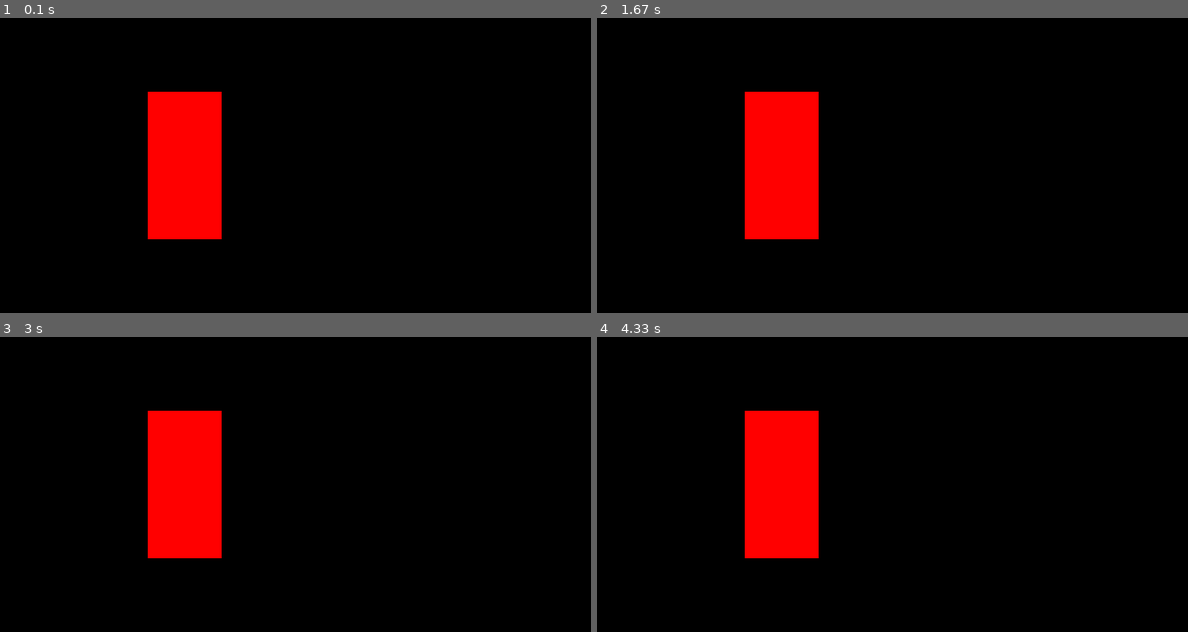
Above: before the commit, frames 1-4 (two rows, left to right).
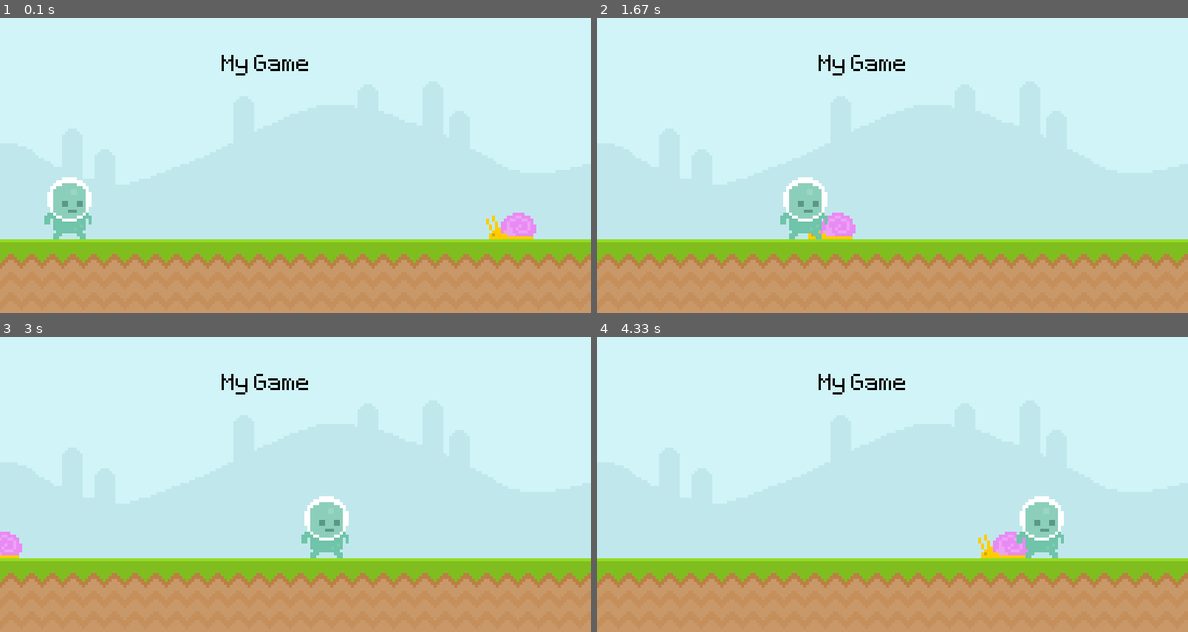
Above: after the commit, the same moments.

Repository: casparcrop94/PyGame
Game: pygame game, started from main.py
The game is run twice, just before and just after one commit, with the same random seed, the same clock (stepped at 60 frames per second) and the same inputs.
Inputs:
- Up to frame 1 (0.1 s): no input
- Up to frame 2 (1.67 s): no input
- Up to frame 3 (3 s): no input
- Up to frame 4 (4.33 s): no input

The runs differ from the first frame. In frame 1, 100% of the frame differs, in the area x 0-100%, y 0-100%; in frame 2, 100%; in frame 3, 100%; in frame 4, 100%.

Commit message:
Built bg and started on collisions and rectangles

Diff:
--- a/main.py
+++ b/main.py
@@ -5,10 +5,17 @@
 screen = pygame.display.set_mode((800,400))
 pygame.display.set_caption('Runner')
 clock = pygame.time.Clock()
+test_font = pygame.font.Font('font/Pixeltype.ttf', 50)
 
-test_surface = pygame.Surface((100,200))
-test_surface.fill('Red')
+sky_surface = pygame.image.load('graphics/Sky.png').convert()
+ground_surface = pygame.image.load('graphics/Ground.png').convert()
+text_surface = test_font.render('My Game', False, 'Black')
 
+snail_surf = pygame.image.load('graphics/snail/snail1.png').convert_alpha()
+snail_rect = snail_surf.get_rect(bottomright = (750,300))
+
+player_surf = pygame.image.load('graphics/player/player_walk_1.png').convert_alpha()
+player_rect = player_surf.get_rect(midbottom = (80,300))
 
 while True:
     for event in pygame.event.get():
@@ -16,7 +23,21 @@
             pygame.quit()
             exit()
 
-    screen.blit(test_surface,(200,100))
+    screen.blit(sky_surface,(0,0))
+    screen.blit(ground_surface, (0,300))
+    screen.blit(text_surface, (300,50))
+
+    screen.blit(snail_surf, snail_rect)
+    snail_rect.x -= 4
+    if snail_rect.right <= 0: snail_rect.left = 800
+
+    player_rect.left += 2
+    screen.blit(player_surf, player_rect)
+
+    if player_rect.colliderect(snail_rect):
+        print('Collission')
+    else:
+        print('Free to run')
 
     #Draw all elements and update everything
     pygame.display.update()
